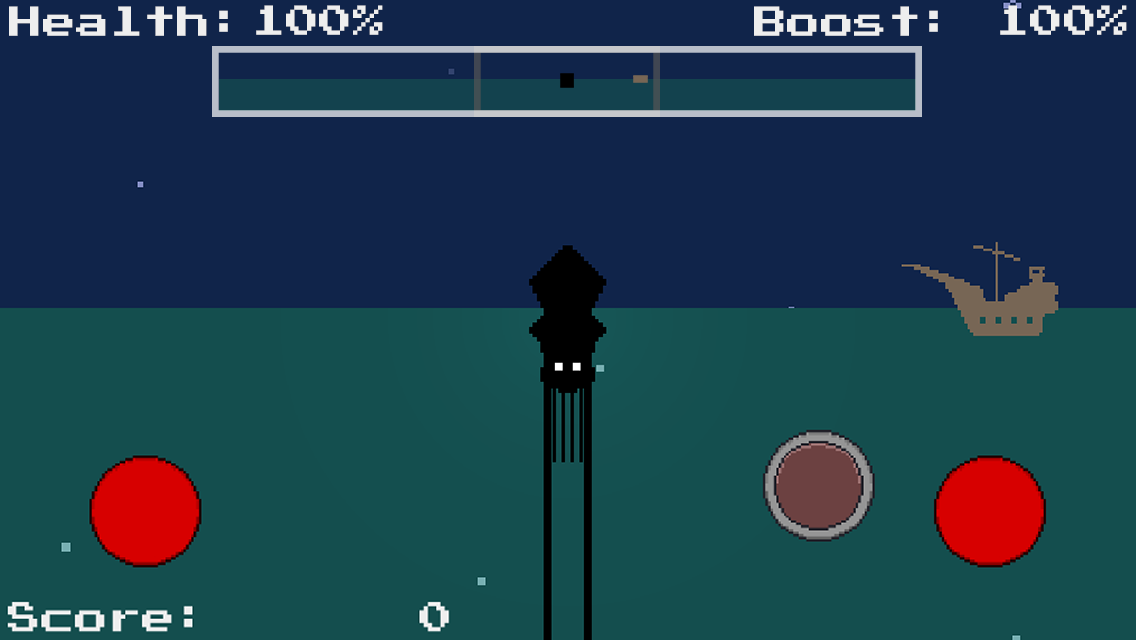
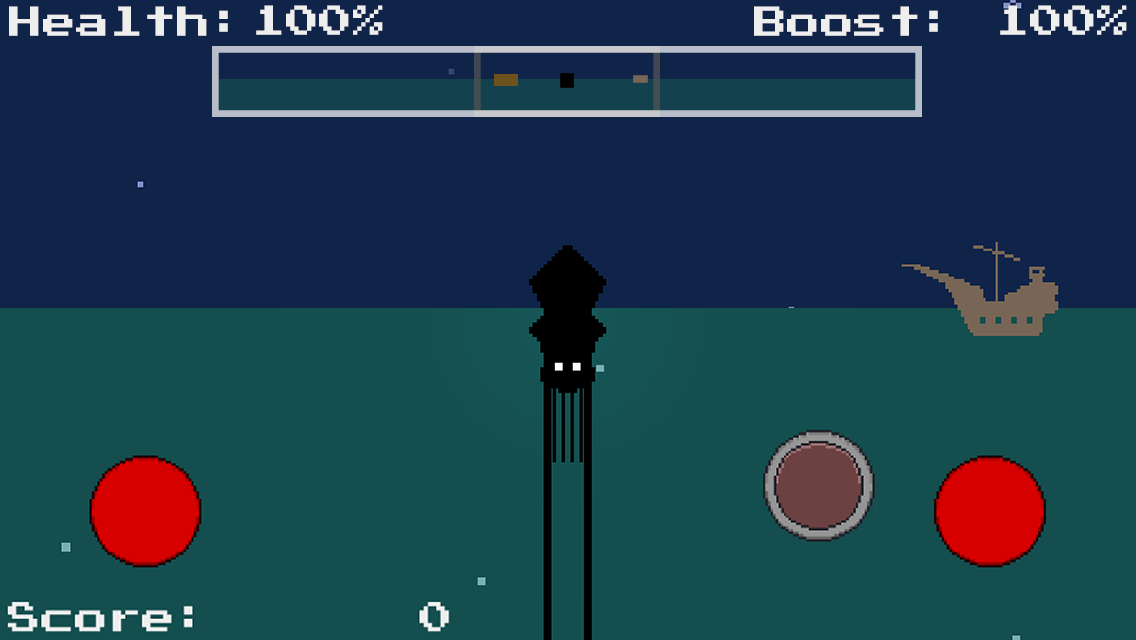
Layer changes from the first 1136px x 640px image to the second:
added layer "Layer 4" in group "Minimap" over [494, 74, 518, 86]
